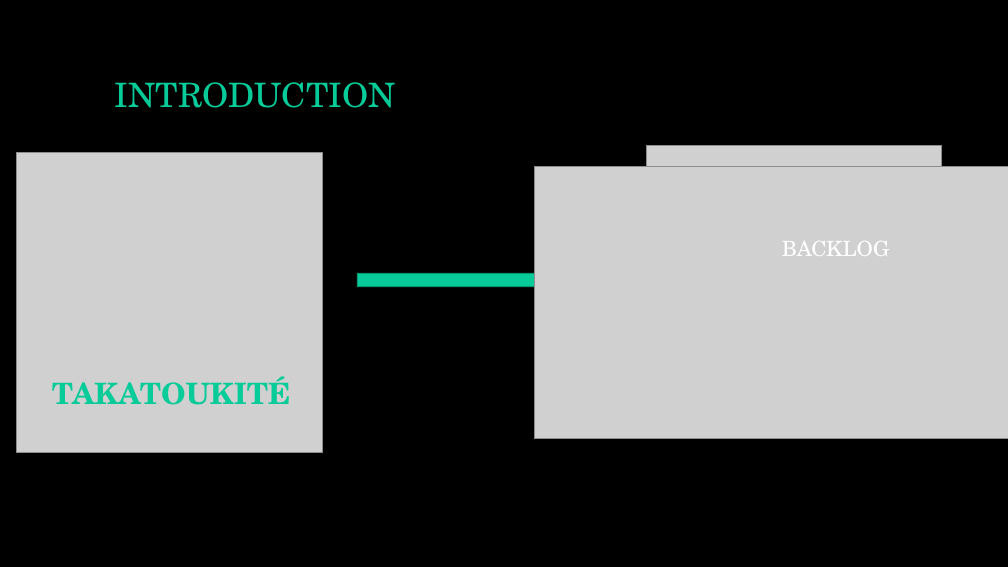
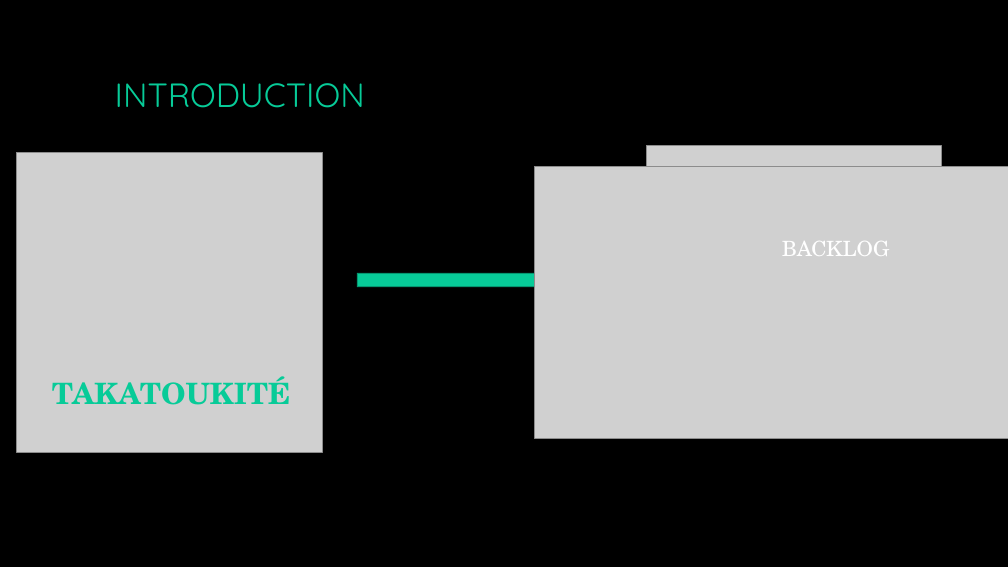
Before and after one commit to Sheronne/Projet-Web, a slide deck: slide 2 of Projet_Website_VueJS.pptx. Drawn at 1008x567 pixels with LibreOffice and Linux fonts; fonts in the diff are those of the drawing; grey boxes stand for pictures. Boxes give left, top, right and bottom in pixels: in the first picture for what was removed or moved away, otherwise in the second. Text is boxed around its words. In the diff, an @@ line names an element or a change of style, - is before the commit and + after.

```diff
--- a/Projet_Website_VueJS.pptx
+++ b/Projet_Website_VueJS.pptx
@@ title "INTRODUCTION" at box(115, 83, 365, 108): font TeX Gyre Schola to Quicksand @@
```
Also in this commit, not shown: 12 other slides changed.
